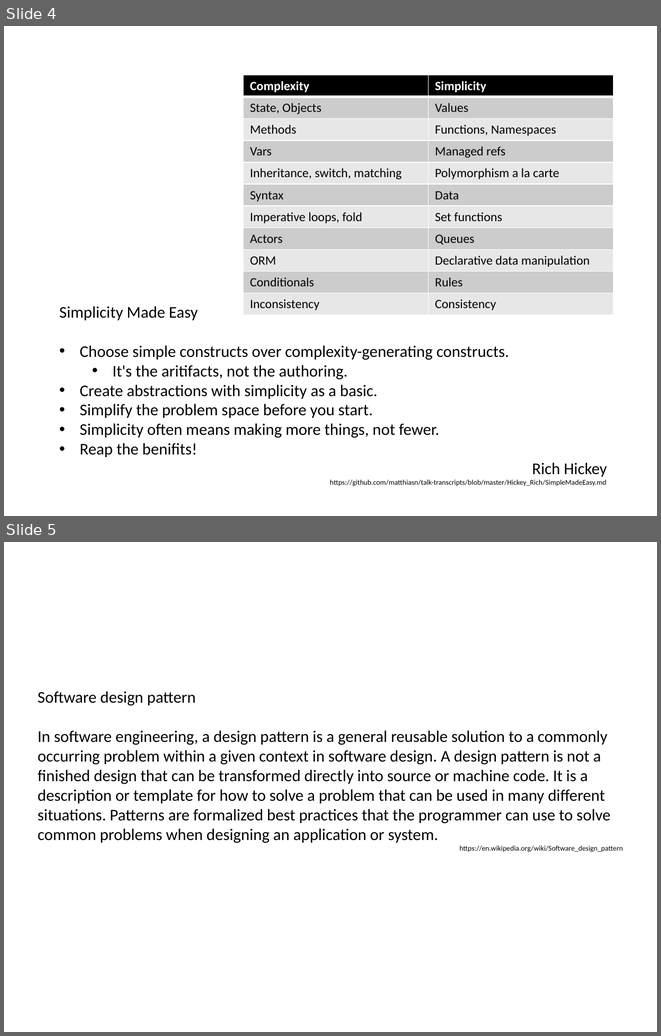
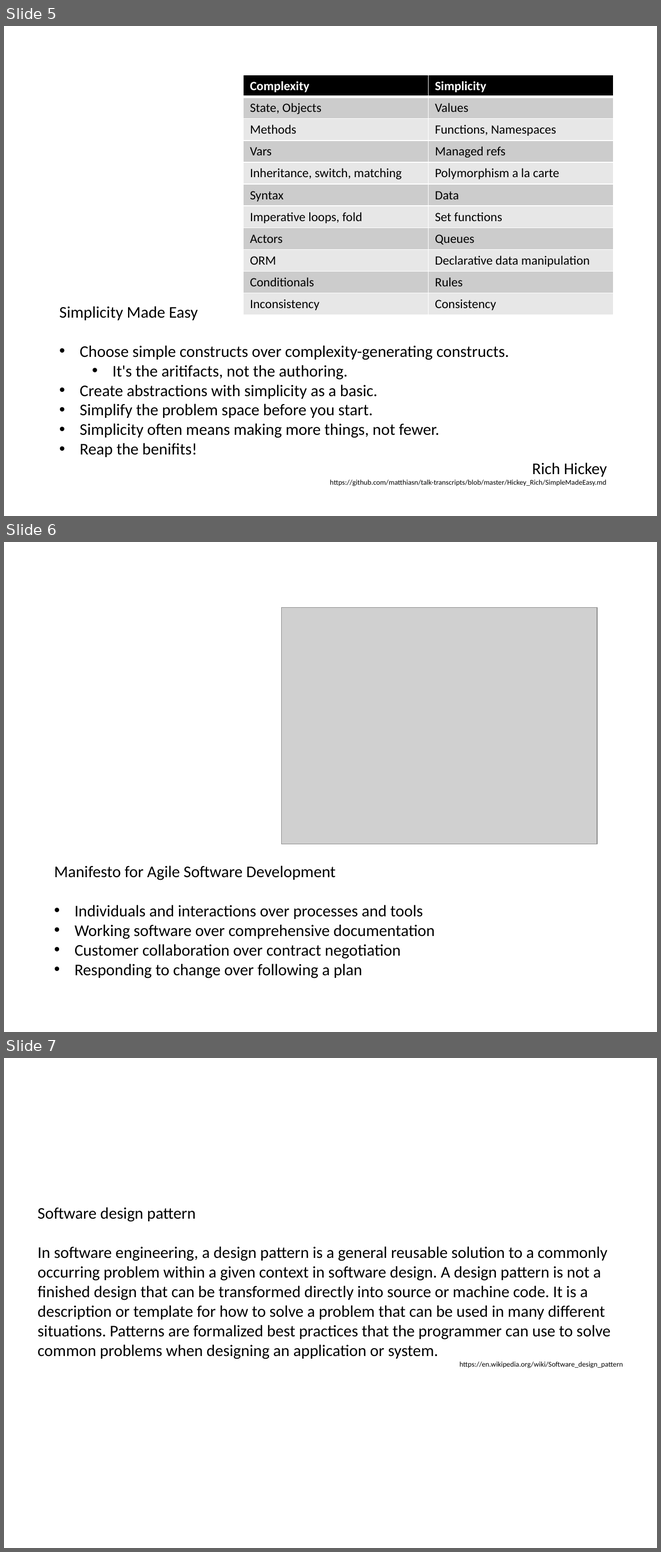
Before and after one commit to hotjk/translation, a slide deck: abstract.pptx. Shown one above the other, each under a label of ours: slides 4 and 5 before the commit, slides 5, 6 and 7 after it. The pictures are 661x1036 and 661x1552 pixels, drawn with LibreOffice and Linux fonts; fonts in the diff are those of the drawing; grey boxes stand for pictures. Boxes give left, top, right and bottom in pixels: in the first picture for what was removed or moved away, otherwise in the second. Text is boxed around its words. In the diff, an @@ line names an element or a change of style, - is before the commit and + after.

```diff
--- a/abstract.pptx
+++ b/abstract.pptx
@@ slide 6 added at (x1=4, y1=542, x2=657, y2=1032), background #FFFFFF @@
@@ picture added at (x1=282, y1=607, x2=597, y2=844) @@
@@ text added at (x1=54, y1=865, x2=435, y2=978), 18 pt, text #000000 @@
+Manifesto for Agile Software Development
+• Individuals and interactions over processes and tools
+• Working software over comprehensive documentation
+• Customer collaboration over contract negotiation
+• Responding to change over following a plan
@@ what was slide 4 is now slide 5 @@
@@ what was slide 5 is now slide 7 @@
```
Also in this commit, not shown: 1 slide changed, 6 other slides added, 1 slide removed.
